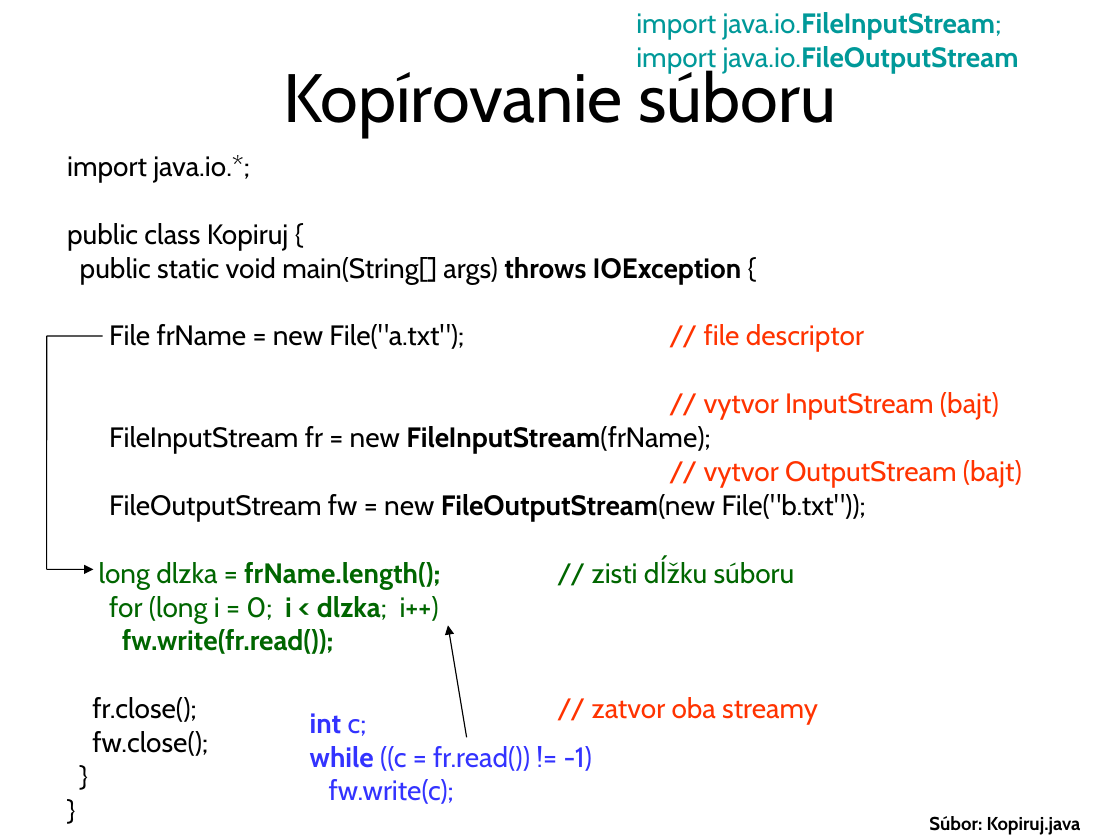
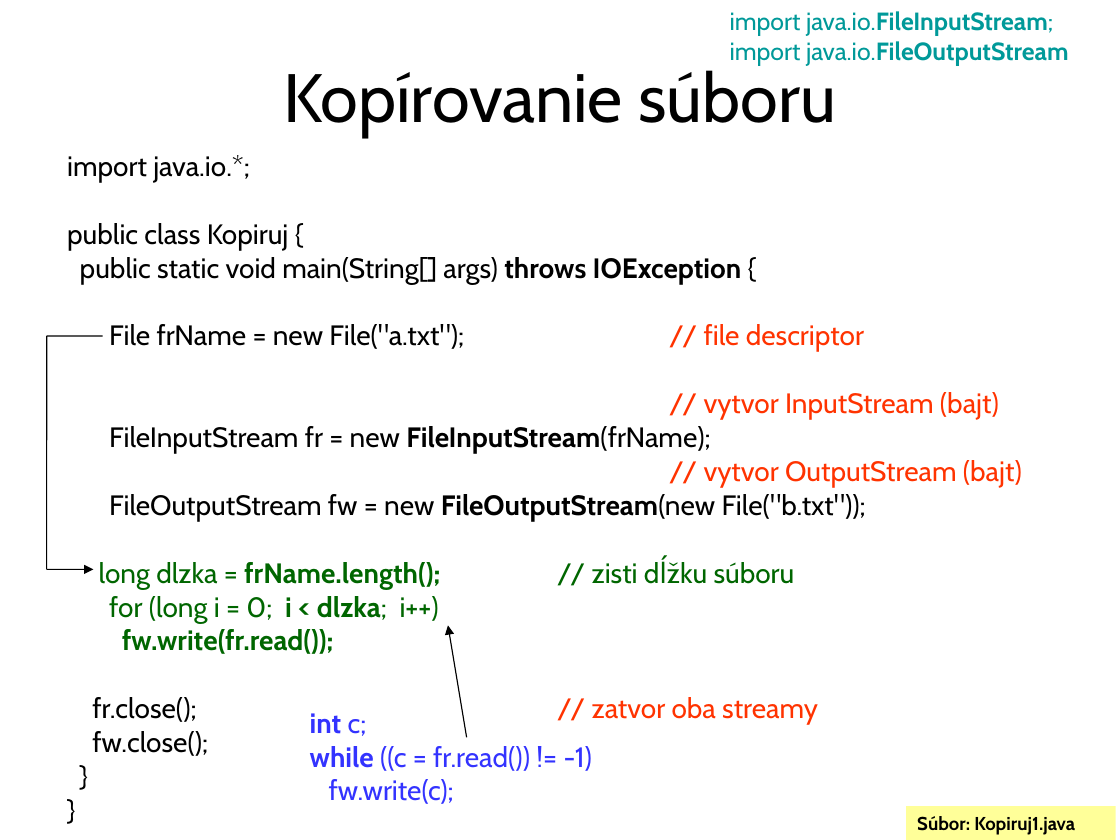
Before and after one commit to Programovanie4/Prednasky, a slide deck: slide 14 of 08/08_java.ppt. Drawn at 1120x840 pixels with LibreOffice and Linux fonts; fonts in the diff are those of the drawing. Boxes give left, top, right and bottom in pixels: in the first picture for what was removed or moved away, otherwise in the second. Text is boxed around its words. In the diff, an @@ line names an element or a change of style, - is before the commit and + after.

```diff
--- a/08/08_java.ppt
+++ b/08/08_java.ppt
@@ text "import java.io.FileInputStream;": place and size @@
-text "import java.io.FileInputStream;" at (636, 12, 1019, 73)
+text "import java.io.FileInputStream;" at (730, 11, 1069, 66)
@@ text "import java.io.FileInputStream;" at (730, 11, 1069, 66): size 18 to 16 pt @@
@@ rectangle "Súbor: Kopiruj1.java": place and size @@
-rectangle "Súbor: Kopiruj1.java" at (929, 816, 1081, 835)
+rectangle "Súbor: Kopiruj1.java" at (906, 806, 1116, 840)
@@ rectangle "Súbor: Kopiruj1.java" at (906, 806, 1116, 840): fill none to #FFFF99 @@
@@ text in rectangle at (917, 816, 1075, 835): text changed @@
-Súbor: Kopiruj.java
+Súbor: Kopiruj1.java
```
Also in this commit, not shown: 29 other slides changed, 2 slides added, 1 other file.
